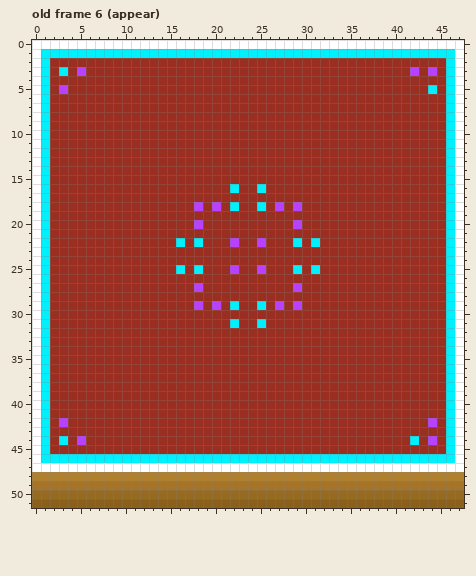
Pixel-art file -- scenes/floor/toggleable_floor/toggleable_floor.aseprite. Above: the version before the commit.
48x52 pixels, 13 frames. Pixels under 10% opacity are left out. Colours within 5 levels of each other are drawn and written as one. Shown: old frame 6 (appear). The commit also changed other frames, which this record leaves out.
And afterwards:
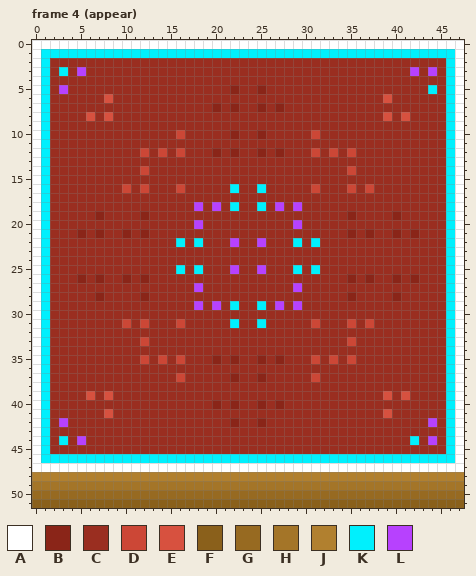
Palette (. is transparent): A #ffffff  B #8a2518  C #9a2e20  D #cc4736  E #d7513f  F #8a601b  G #976a21  H #a47528  J #b1802f  K #00f0fd  L #b741fe
A new or re-ordered frame is compared with the old frame closest to it.
From old to new:
frames re-ordered
--- frame 4 (appear) against old frame 6 (appear), layer "Layer 1"
@@ x 0..47 @@
  4 AKCCCCCCCCCCCCCCCCCCCCCCCCCCCCCCCCCCCCCCCCCCCCKA
- 5 AKCLCCCCCCCCCCCCCCCCCCCCCCCCCCCCCCCCCCCCCCCCKCKA
- 6 AKCCCCCCCCCCCCCCCCCCCCCCCCCCCCCCCCCCCCCCCCCCCCKA
- 7 AKCCCCCCCCCCCCCCCCCCCCCCCCCCCCCCCCCCCCCCCCCCCCKA
- 8 AKCCCCCCCCCCCCCCCCCCCCCCCCCCCCCCCCCCCCCCCCCCCCKA
+ 5 AKCLCCCCCCCCCCCCCCCCCCBCCBCCCCCCCCCCCCCCCCCCKCKA
+ 6 AKCCCCCCECCCCCCCCCCCCCCCCCCCCCCCCCCCCCCECCCCCCKA
+ 7 AKCCCCCCCCCCCCCCCCCCBCBCCBCBCCCCCCCCCCCCCCCCCCKA
+ 8 AKCCCCECECCCCCCCCCCCCCCCCCCCCCCCCCCCCCCECECCCCKA
  9 AKCCCCCCCCCCCCCCCCCCCCCCCCCCCCCCCCCCCCCCCCCCCCKA
-10 AKCCCCCCCCCCCCCCCCCCCCCCCCCCCCCCCCCCCCCCCCCCCCKA
+10 AKCCCCCCCCCCCCCCDCCCCCBCCBCCCCCDCCCCCCCCCCCCCCKA
 11 AKCCCCCCCCCCCCCCCCCCCCCCCCCCCCCCCCCCCCCCCCCCCCKA
-12 AKCCCCCCCCCCCCCCCCCCCCCCCCCCCCCCCCCCCCCCCCCCCCKA
+12 AKCCCCCCCCCCDCDCDCCCBCBCCBCBCCCDCDCDCCCCCCCCCCKA
 13 AKCCCCCCCCCCCCCCCCCCCCCCCCCCCCCCCCCCCCCCCCCCCCKA
-14 AKCCCCCCCCCCCCCCCCCCCCCCCCCCCCCCCCCCCCCCCCCCCCKA
+14 AKCCCCCCCCCCDCCCCCCCCCCCCCCCCCCCCCCDCCCCCCCCCCKA
 15 AKCCCCCCCCCCCCCCCCCCCCCCCCCCCCCCCCCCCCCCCCCCCCKA
-16 AKCCCCCCCCCCCCCCCCCCCCKCCKCCCCCCCCCCCCCCCCCCCCKA
+16 AKCCCCCCCCDCDCCCDCCCCCKCCKCCCCCDCCCDCDCCCCCCCCKA
 17 AKCCCCCCCCCCCCCCCCCCCCCCCCCCCCCCCCCCCCCCCCCCCCKA
 18 AKCCCCCCCCCCCCCCCCLCLCKCCKCLCLCCCCCCCCCCCCCCCCKA
-19 AKCCCCCCCCCCCCCCCCCCCCCCCCCCCCCCCCCCCCCCCCCCCCKA
+19 AKCCCCCBCCCCBCCCCCCCCCCCCCCCCCCCCCCBCCCCBCCCCCKA
 20 AKCCCCCCCCCCCCCCCCLCCCCCCCCCCLCCCCCCCCCCCCCCCCKA
-21 AKCCCCCCCCCCCCCCCCCCCCCCCCCCCCCCCCCCCCCCCCCCCCKA
+21 AKCCCBCBCCBCBCCCCCCCCCCCCCCCCCCCCCCBCBCCBCBCCCKA
 22 AKCCCCCCCCCCCCCCKCKCCCLCCLCCCKCKCCCCCCCCCCCCCCKA
@@ x 0..47 @@
 25 AKCCCCCCCCCCCCCCKCKCCCLCCLCCCKCKCCCCCCCCCCCCCCKA
-26 AKCCCCCCCCCCCCCCCCCCCCCCCCCCCCCCCCCCCCCCCCCCCCKA
+26 AKCCCBCBCCBCBCCCCCCCCCCCCCCCCCCCCCCBCBCCBCBCCCKA
 27 AKCCCCCCCCCCCCCCCCLCCCCCCCCCCLCCCCCCCCCCCCCCCCKA
-28 AKCCCCCCCCCCCCCCCCCCCCCCCCCCCCCCCCCCCCCCCCCCCCKA
+28 AKCCCCCBCCCCBCCCCCCCCCCCCCCCCCCCCCCBCCCCBCCCCCKA
 29 AKCCCCCCCCCCCCCCCCLCLCKCCKCLCLCCCCCCCCCCCCCCCCKA
 30 AKCCCCCCCCCCCCCCCCCCCCCCCCCCCCCCCCCCCCCCCCCCCCKA
-31 AKCCCCCCCCCCCCCCCCCCCCKCCKCCCCCCCCCCCCCCCCCCCCKA
+31 AKCCCCCCCCDCDCCCDCCCCCKCCKCCCCCDCCCDCDCCCCCCCCKA
 32 AKCCCCCCCCCCCCCCCCCCCCCCCCCCCCCCCCCCCCCCCCCCCCKA
-33 AKCCCCCCCCCCCCCCCCCCCCCCCCCCCCCCCCCCCCCCCCCCCCKA
+33 AKCCCCCCCCCCDCCCCCCCCCCCCCCCCCCCCCCDCCCCCCCCCCKA
 34 AKCCCCCCCCCCCCCCCCCCCCCCCCCCCCCCCCCCCCCCCCCCCCKA
-35 AKCCCCCCCCCCCCCCCCCCCCCCCCCCCCCCCCCCCCCCCCCCCCKA
+35 AKCCCCCCCCCCDCDCDCCCBCBCCBCBCCCDCDCDCCCCCCCCCCKA
 36 AKCCCCCCCCCCCCCCCCCCCCCCCCCCCCCCCCCCCCCCCCCCCCKA
-37 AKCCCCCCCCCCCCCCCCCCCCCCCCCCCCCCCCCCCCCCCCCCCCKA
+37 AKCCCCCCCCCCCCCCDCCCCCBCCBCCCCCDCCCCCCCCCCCCCCKA
 38 AKCCCCCCCCCCCCCCCCCCCCCCCCCCCCCCCCCCCCCCCCCCCCKA
-39 AKCCCCCCCCCCCCCCCCCCCCCCCCCCCCCCCCCCCCCCCCCCCCKA
-40 AKCCCCCCCCCCCCCCCCCCCCCCCCCCCCCCCCCCCCCCCCCCCCKA
-41 AKCCCCCCCCCCCCCCCCCCCCCCCCCCCCCCCCCCCCCCCCCCCCKA
-42 AKCLCCCCCCCCCCCCCCCCCCCCCCCCCCCCCCCCCCCCCCCCLCKA
+39 AKCCCCECECCCCCCCCCCCCCCCCCCCCCCCCCCCCCCECECCCCKA
+40 AKCCCCCCCCCCCCCCCCCCBCBCCBCBCCCCCCCCCCCCCCCCCCKA
+41 AKCCCCCCECCCCCCCCCCCCCCCCCCCCCCCCCCCCCCECCCCCCKA
+42 AKCLCCCCCCCCCCCCCCCCCCBCCBCCCCCCCCCCCCCCCCCCLCKA
 43 AKCCCCCCCCCCCCCCCCCCCCCCCCCCCCCCCCCCCCCCCCCCCCKA
